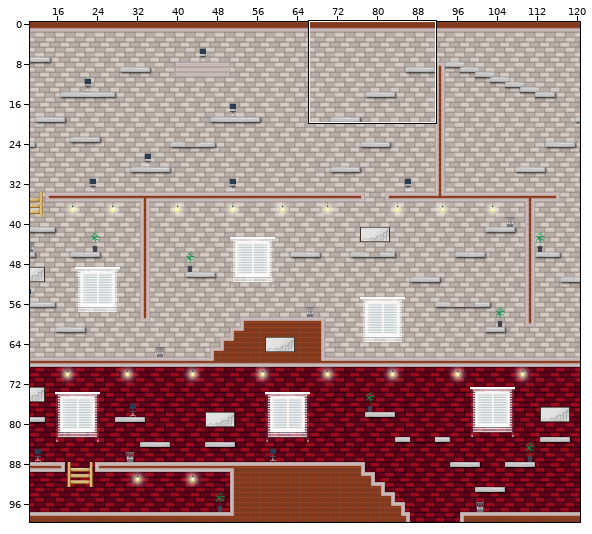
A Tiled map gets an edit: tilemap.tmx. Above, an overview of the earlier version with the close-up marked.
Close-up. Old version:
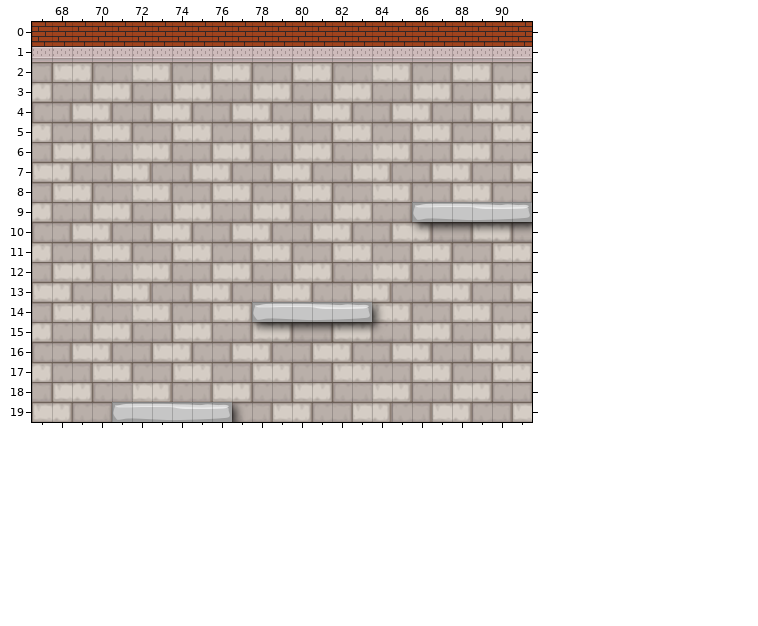
Cells are 20x20 px. Shown: x 67..91, y 0..19. The commit also changed other parts of the map, which this record leaves out.
Now the later version:
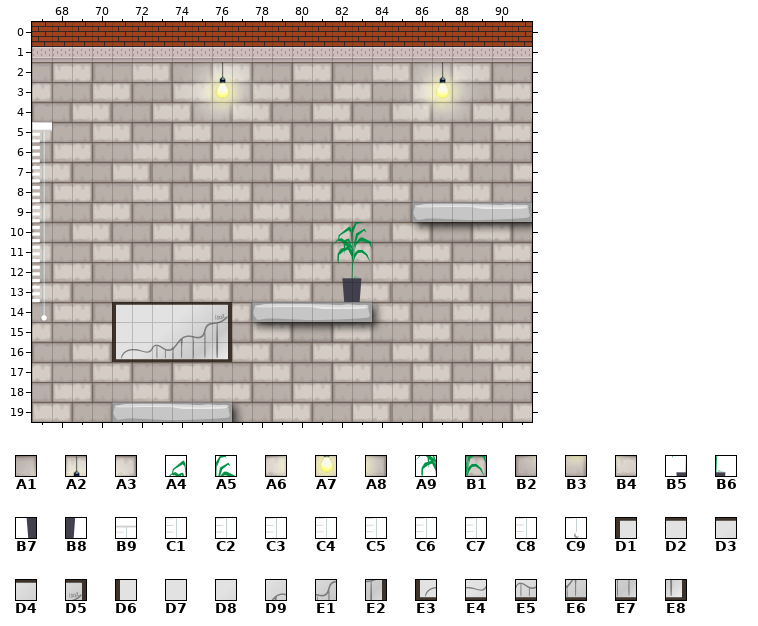
Key: from "Карта": A1 248, A2 249, A3 250, A4 258, A5 259, A6 261, A7 262, A8 263, A9 271, B1 272, B2 274, B3 275, B4 276, B5 284, B6 285, B7 297, B8 298, B9 320, C1 333, C2 346, C3 359, C4 372, C5 385, C6 398, C7 411, C8 424, C9 437, D1 442, D2 443, D3 445, D4 446, D5 447, D6 455, D7 456, D8 457, D9 458, E1 459, E2 460, E3 468, E4 469, E5 470, E6 471, E7 472, E8 473.
__ is an empty cell.
See-through tiles are keyed as they look on the map.
The edit:
Layer "other":
y 2: x 75..77 __ __ __ -> A1 A2 A3; x 86..88 __ __ __ -> A1 A2 A3
y 3: x 75..77 __ __ __ -> A6 A7 A8; x 86..88 __ __ __ -> A6 A7 A8
y 4: x 75..77 __ __ __ -> B2 B3 B4; x 86..88 __ __ __ -> B2 B3 B4
y 5: x 67 __ -> B9
y 6: x 67 __ -> C1
y 7: x 67 __ -> C2
y 8: x 67 __ -> C3
y 9: x 67 __ -> C4
y 10: x 67 __ -> C5; x 82..83 __ __ -> A4 A5
y 11: x 67 __ -> C6; x 82..83 __ __ -> A9 B1
y 12: x 67 __ -> C7; x 82..83 __ __ -> B5 B6
y 13: x 67 __ -> C8; x 82..83 __ __ -> B7 B8
y 14: x 67 __ -> C9; x 71..76 __ __ __ __ __ __ -> D1 D2 D2 D3 D4 D5
y 15: x 71..76 __ __ __ __ __ __ -> D6 D7 D8 D9 E1 E2
y 16: x 71..76 __ __ __ __ __ __ -> E3 E4 E5 E6 E7 E8
